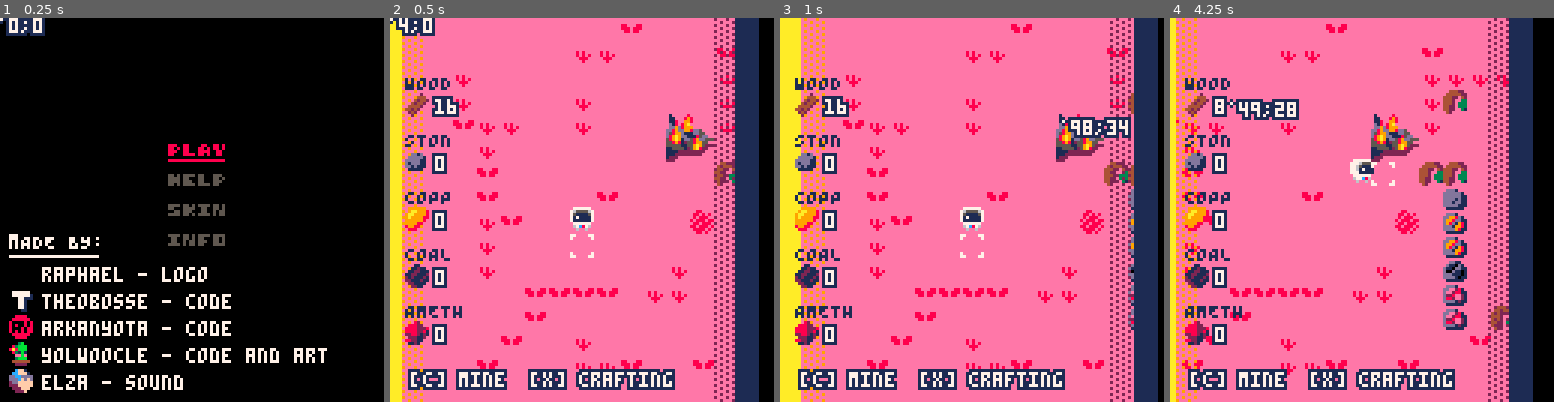
Above: before the commit, frames 1-4 (left to right).
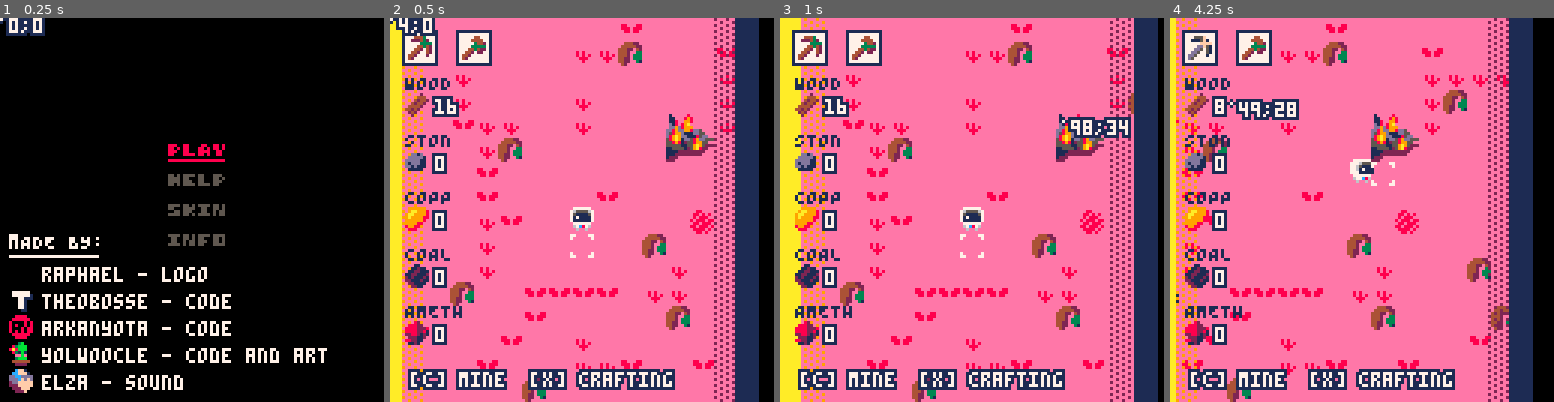
Above: after the commit, the same moments.

Repository: ARKANYOTA/ludumdare47
Game: PICO-8 cartridge arkanv1.p8
The game is run twice, just before and just after one commit, with the same random seed, the same clock (stepped at 60 frames per second) and the same inputs.
Inputs (mouse positions are in pixels of both pictures, inside the frame that each line leads up to):
- Up to frame 1 (0.25 s): no input
- Up to frame 2 (0.5 s): tap X (X key) at 0.33 s
- Up to frame 3 (1 s): click (1060, 121) at 0.67 s; tap O (Z key) at 0.7 s
- Up to frame 4 (4.25 s): tap X (X key) at 1.07, 1.85, 2.97, 4.08 s; click (1216, 267) at 1.22 s; hold Right 1.6-2.1 s; tap O (Z key) every 0.4 s from 1.7 to 4.1 s; click (1277, 114) at 1.77 s; hold Up 2.15-2.42 s; click (1342, 259) at 2.32 s; hold Right 2.47-3.03 s; click (1404, 106) at 2.87 s; hold Left 3.08-3.58 s; click (1465, 256) at 3.42 s; hold Down 3.63-3.97 s; click (1231, 102) at 3.97 s; hold Right from 4.02 s (still down)

Frame 1 is identical in both runs. In frame 2, 3.4% of the frame differs, in the area x 3-90%, y 3-100%; in frame 3, 4.0%; in frame 4, 5.5%, in the area x 1-84%, y 3-100%.

Commit message:
tool box

Diff:
--- a/arkanv1.p8
+++ b/arkanv1.p8
@@ -96,12 +96,12 @@
 		--mining sfx
 		block=mget(cux\8,cuy\8)
 		if mt>0 then
-		 if clock%5==0 then
+		 if clock%10==0 then
 		 	if(block==80)sfx(8)
-		 	if(block==81)sfx(7)
-		 	if(block==82)sfx(7)
-		 	if(block==83)sfx(7)
-		 	if(block==84)sfx(7)
+		 	if(block==81)sfx(8)
+		 	if(block==82)sfx(8)
+		 	if(block==83)sfx(8)
+		 	if(block==84)sfx(8)
 		 end
 		end
 
@@ -283,6 +283,14 @@
 		printui("[c] mine  [x] crafting",7,118)
 		--inventory
 		--func invsee page 6
+		rect(4+cx,4,15+cx,15,1)
+		rectfill(5+cx,5,14+cx,14,7)
+		spr(68+p,6+cx,6)
+
+		rect(22+cx,4,33+cx,15,1)
+		rectfill(23+cx,5,32+cx,14,7)
+		spr(84+a,24+cx,6)
+
 		if open then invsee() end
 
 		--func debug page 3
@@ -1056,37 +1064,37 @@
 0000000000000000000000000000000000000000000000000000000000000000000000000000000000000000000000000000000000000000000000000000000000000000000000000000000000000000000000000000000000000000000000000000000000000000000000000000000000000000000000000000000000000000
 __map__
 4141414141414141414140414141414141414141414141414141414141414141414141414141404141414141414140414141414141404042414141414141414041414141414142414141414141414141414141414141414141414141414141414040414071714141414141414141414141414040414141414141414140404141
-4141414141414141424241414141404141414141414141414141414141414141414141414141414141414141414141414141414141414141414141414141414140414141414040404241414141414141414040414141404040404141414141414141414171714140414141414141414141414141404141414141414141414141
+4141414141414141424250414141404141414141414141414141414141414141414141414141414141414141414141414141414141414141414141414141414140414141414040404241414141414141414040414141404040404141414141414141414171714140414141414141414141414141404141414141414141414141
 4141414241414141414141414141424242424141414140414141424242414141414141414141414141414141414141414141414141414141414141404141414141414141414141414141404141414141414141404141404141414141414140414141414171714141424241414140414141414141414041414141414141414141
 4141424241414141424141414141424141414141414141414142424141414141414141414141414141404141707070707070704141414141414142414141414141404141414141414141414141414141414141414141414140404041414141414141414171717040404141414141414141414141424041414141414041414141
 4141414042424141424141414a4b424141414141414141414141414141414140414041414140414141404141717171717171714041414141404241414141414141404140414141414141414140404040414141414141414141404141414141404141414141717141414141414141414041414141427070704170707041414140
-4141414142414141414141415a5b414141414141414141414141404141414141414141414141414141404141717141414171714141414142424141414141414141404140404141414141414141414141414141414141414040404141414141414140414141717141414141414141414141414141427141717071417141414141
-4141414140414141414141414141505041417070704140414141414140414141414141414141414141404141717141414171714141414142414141414141414140414141414141414041414141414141707070704141414141414141414241414141414141717141414141414141414141414141427170714071707141404141
-4141414140414141414041414141415141417171717070414141414141414041414141414141414141404141717170707071714141414142414141414140424141414141414141414041414141417070717171714141414141414141414142414141404141717141414141414141414141414141414141414141414141404142
-4141414142404141414141414143415241414171717171414141414141414140404141414141414141424241717171717171714141404041414141414141424141414141424141414141414141707171717171714141414041414141414141404141414141417141414040414141414141414142414141414141414141414142
-4141414142414141414141414141415241414171717171414141414141414142414141414141404242414140414241404141414141424141414141414141414241414141414141414141414141717171717141414141414041414141414141414141414141417141414141414141414141414141424141414141404041414142
-4141414142414141414141414241415341414041414141414041414141414141414241414141414141414141414140414041414142424141414141414141414240414141414141414141414141717171717140404141414041414141414141414141414141414141414141414141404141414141414241414141414140404141
-4141414141414040404041424241415441414040414141414041414141414241414141414141404141414141414141414141414241414141414141414141414141404141414141414141414141717171717141414141414141414141414140414141414041414141414140414040414141414141414141424041414141414141
-4141414141414041414141414141415441414141414141414041414141414241414141414141414041414141414141414141414141404141414141414141404040414141404141414141414141424141414141414141414141414141414041414141414041414141404041414141414141414141414140414142414141414041
+4141414142504141414141415a5b414141414141414141414141404141414141414141414141414141404141717141414171714141414142424141414141414141404140404141414141414141414141414141414141414040404141414141414140414141717141414141414141414141414141427141717071417141414141
+4141414140414141414141414141414141417070704140414141414140414141414141414141414141404141717141414171714141414142414141414141414170707041414141414041414141414141707070704141414141414141414241414141414141717141414141414141414141414141427170714071707141404141
+4141414140414141414041414141414141417171717070414141414141414041414141414141414141404141717170707071714141414142414141414140424171717141414141414041414141417070717171714141414141414141414142414141404141717141414141414141414141414141414141414141414141404142
+4141414142404141414141414143414141414171717171414141414141414140404141414141414141424241717171717171714141404041414141414141424141414141424141414141414141707171717171714141414041414141414141404141414141417141414040414141414141414142414141414141414141414142
+4141414142414141414141504141414141414171717171414141414141414142414141414141404242414140414241404141414141424141414141414141414241414141414141414141414141717171717141414141414041414141414141414141414141417141414141414141414141414141424141414141404041414142
+4141414142414141414141414241414150414041414141414041414141414141414241414141414141414141414140414041414142424141414141414141414240414141414141414141414141717171717140404141414041414141414141414141414141414141414141414141404141414141414241414141414140404141
+4141415041414040404041424241414141414040414141414041414141414241414141414141404141414141414141414141414241414141414141414141414141404141414141414141414141717171717141414141414141414141414140414141414041414141414140414040414141414141414141424041414141414141
+4141414141414041414141415041414141414141414141414041414141414241414141414141414041414141414141414141414141404141414141414141404040414141404141414141414141424141414141414141414141414141414041414141414041414141404041414141414141414141414140414142414141414041
 4141414141404141424141414141414140414141414141414141414141414141414141414141414041414141414141414141414141414141414141414140404141414141414141414141414141404141414141414141414141414141404041414141414141414141414141414141414141424141414041414141414141414141
 4141414140414141424240414140414141414141414141414141414141414141414141404141414141414141414140414141414141414141414141404141414141414141414141414141414141414041414141414141414141414141404141414141414141414141414141414141414141414141404141414141414141414141
-4141414141414141414141414141414141414141414141414141414141414141414142424141414141414141414141414141414141414141414141404141414141414141414141414141414141414040414141414141414141414141414141414141414141414141414141414141414141414141414141414141414141414141
-…(19 lines of a section not shown)…
+4141414141415041414141414141414141414141414141414141414141414141414142424141414141414141414141414141414141414141414141404141414141414141414141414141414141414040414141414141414141414141414141414141414141414141414141414141414141414141414141414141414141414141
+…(19 lines of a section not shown)…
